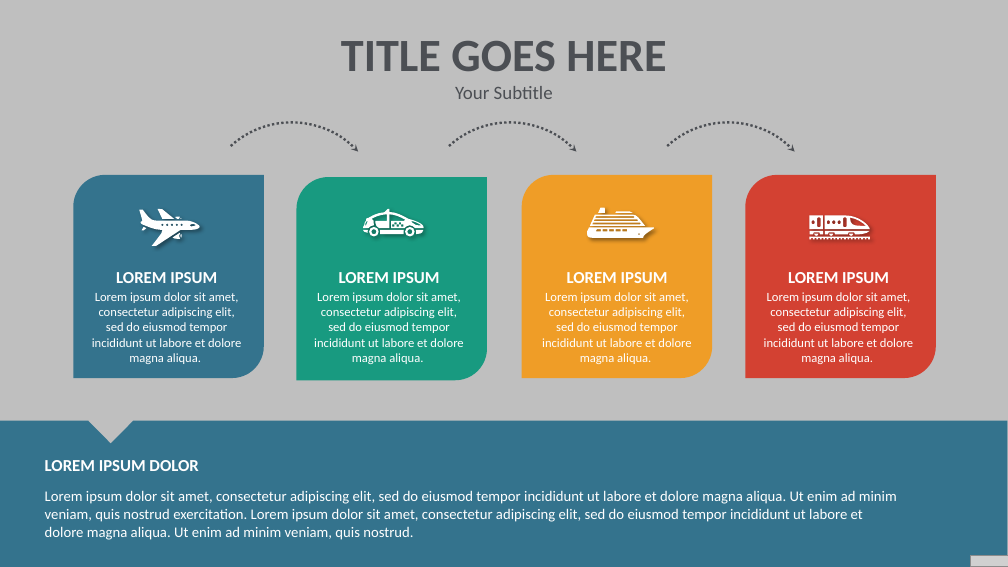
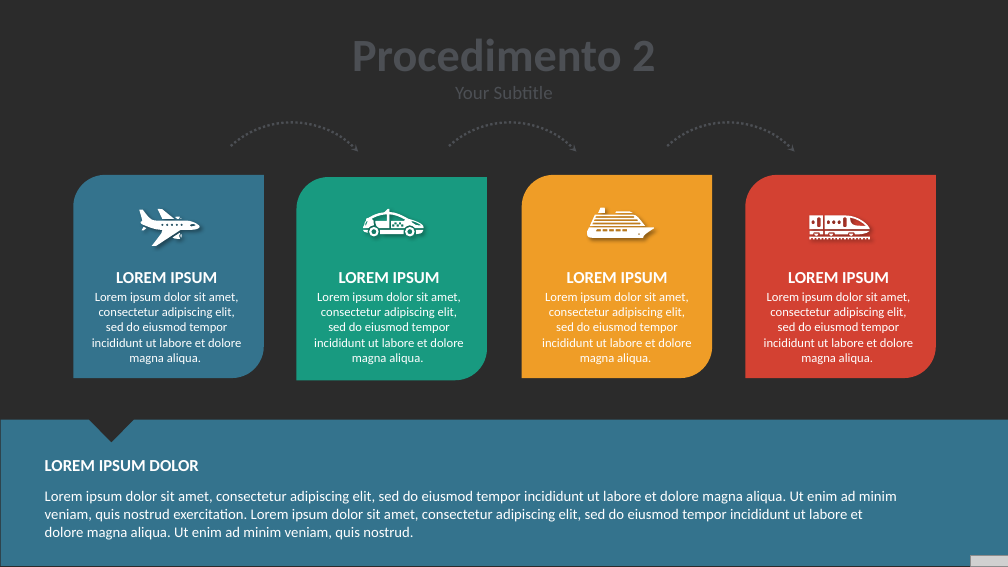
Before and after one commit to jf994/DataProtectionProject, a slide deck: slide 4 of docs/Presentazione.pptx (slide 6 before the commit). Drawn at 1008x567 pixels with LibreOffice and Linux fonts; fonts in the diff are those of the drawing; grey boxes stand for pictures; background and template pictures are left out; a plain dark background stands for a picture behind light text. Boxes give left, top, right and bottom in pixels: in the first picture for what was removed or moved away, otherwise in the second. Text is boxed around its words. In the diff, an @@ line names an element or a change of style, - is before the commit and + after.

```diff
--- a/docs/Presentazione.pptx
+++ b/docs/Presentazione.pptx
@@ rectangle removed at (0, 0, 1008, 567) @@
@@ text at (352, 39, 655, 71): text changed @@
-TITLE GOES HERE
+Procedimento 2
@@ freeform shape at (1, 420, 1008, 566): outline redrawn @@
```
Also in this commit, not shown: 3 other slides changed, 1 slide added, 29 slides removed.
